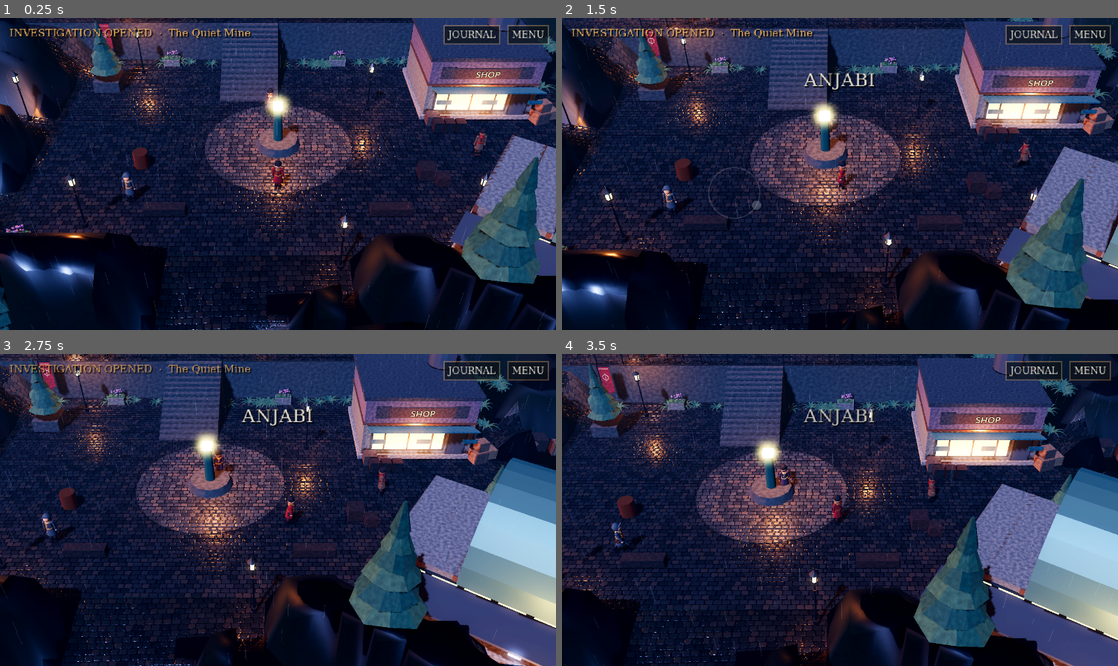
Above: before the commit, frames 1-4 (two rows, left to right).
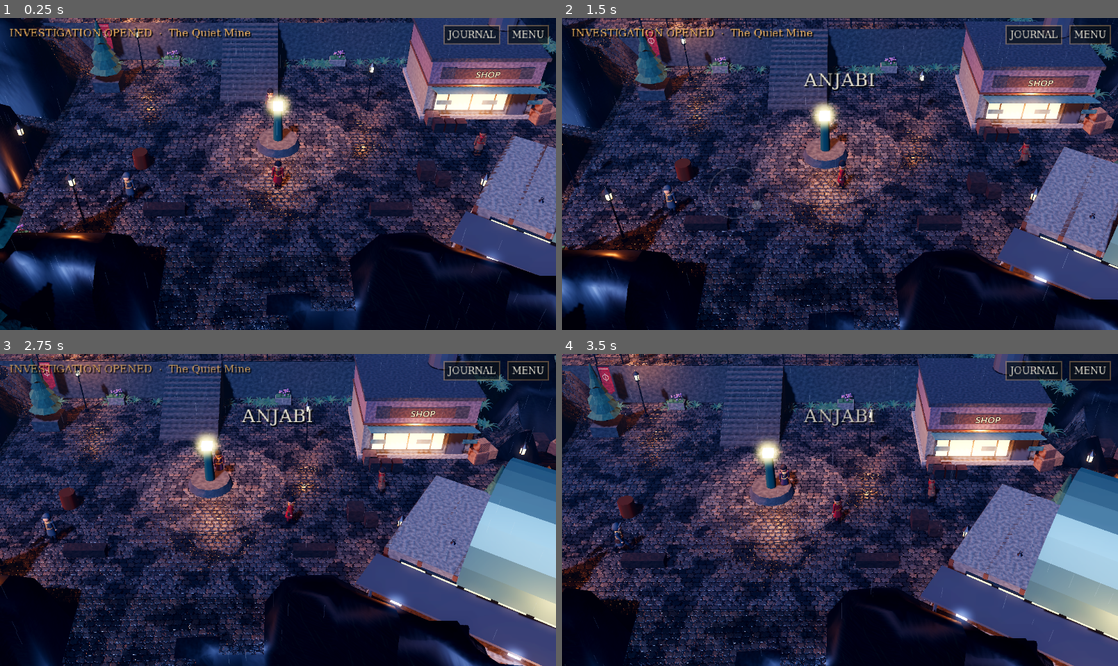
Above: after the commit, the same moments.

Repository: theoriginaltjbaby-b/cometo
Game: Godot game, scene res://game/main.tscn
The game is run twice, just before and just after one commit, with the same random seed, the same clock (stepped at 60 frames per second) and the same inputs.
Inputs (mouse positions are in pixels of both pictures, inside the frame that each line leads up to):
- Up to frame 1 (0.25 s): no input
- Up to frame 2 (1.5 s): tap Enter at 0.5 s; drag from (840, 174) to (895, 105) at 0.52 s; drag from (728, 189) to (812, 236) at 1.27 s
- Up to frame 3 (2.75 s): move the mouse to (333, 441) at 2.02 s; hold D (move_right) from 2.03 s (still down); tap Enter at 2.1 s
- Up to frame 4 (3.5 s): release D (move_right) at 2.75 s; drag from (812, 572) to (673, 463) at 2.77 s

The runs differ from the first frame. In frame 1, 35% of the frame differs, in the area x 0-100%, y 0-100%; in frame 2, 35%; in frame 3, 30%; in frame 4, 31%.

Commit message:
Aesthetic pass 4: layout check vs concept map, sloped shorelines, denser forest, boulders, noise remap fix
Co-Authored-By: Claude Opus 5.5 <noreply@anthropic.com>

Diff:
--- a/art/shaders/sea.gdshader
+++ b/art/shaders/sea.gdshader
@@ -14,6 +14,11 @@
 
 varying vec3 wpos;
 
+// The shared noise texture is colour-ramped to roughly 0.6..1.05; remap to 0..1.
+float nz(vec2 uv) {
+	return clamp((texture(noise_tex, uv).r - 0.6) / 0.45, 0.0, 1.0);
+}
+
 void vertex() {
 	wpos = (MODEL_MATRIX * vec4(VERTEX, 1.0)).xyz;
 }
@@ -21,15 +26,15 @@
 void fragment() {
 	vec2 uv = wpos.xz * 0.035;
 	float t = TIME * speed;
-	float a = texture(noise_tex, uv + vec2(t, t * 0.6)).r;
-	float b = texture(noise_tex, uv * 2.7 - vec2(t * 1.4, -t * 0.8)).r;
-	float c = texture(noise_tex, uv * 7.0 + vec2(-t * 2.0, t * 1.7)).r;
+	float a = nz(uv + vec2(t, t * 0.6));
+	float b = nz(uv * 2.7 - vec2(t * 1.4, -t * 0.8));
+	float c = nz(uv * 7.0 + vec2(-t * 2.0, t * 1.7));
 	float h = a * 0.55 + b * 0.3 + c * 0.15;
 	vec3 col = mix(deep.rgb, shallow.rgb, smoothstep(0.3, 0.75, h));
 	float foam = smoothstep(0.7, 0.82, a * 0.5 + b * 0.5) * smoothstep(0.45, 0.7, c);
 	ALBEDO = mix(col, foam_color.rgb, foam * 0.6);
-	ROUGHNESS = mix(0.05, 0.6, foam);
-	SPECULAR = 0.7;
+	ROUGHNESS = mix(0.16, 0.7, foam);
+	SPECULAR = 0.3;
 	float hh = h * 0.12;
 	vec3 dpdx = dFdx(VERTEX);
 	vec3 dpdy = dFdy(VERTEX);
--- a/art/shaders/wet_ground.gdshader
+++ b/art/shaders/wet_ground.gdshader
@@ -20,6 +20,11 @@
 uniform sampler2D noise_tex : hint_default_white, filter_linear_mipmap, repeat_enable;
 
 varying vec3 wpos;
+
+// The shared noise texture is colour-ramped to roughly 0.6..1.05; remap to 0..1.
+float nz(vec2 uv) {
+	return clamp((texture(noise_tex, uv).r - 0.6) / 0.45, 0.0, 1.0);
+}
 varying vec3 wnrm;
 
 void vertex() {
@@ -62,10 +67,10 @@
 		amount = COLOR.a * (1.0 - planks);
 	}
 	amount *= up;
-	float n = texture(noise_tex, wpos.xz * 0.06).r;
-	float n2 = texture(noise_tex, wpos.xz * 0.5 + vec2(wpos.y * 0.3)).r;
+	float n = nz(wpos.xz * 0.06);
+	float n2 = nz(wpos.xz * 0.5 + vec2(wpos.y * 0.3));
 
-	float warp = texture(noise_tex, wpos.xz * 0.9).r;
+	float warp = nz(wpos.xz * 0.9);
 	vec2 c = cobbles(wpos.xz, warp);
 	float stone = smoothstep(0.015, 0.07, c.x);
 	float dome = smoothstep(0.0, 0.32, c.x);
@@ -76,8 +81,8 @@
 	vec3 plain = col * (0.7 + 0.5 * n2) * (0.85 + 0.3 * n);
 	// steep faces: layered rock with dark crevices and a little lichen
 	float steep = 1.0 - up;
-	float strata = texture(noise_tex, vec2((wpos.x + wpos.z) * 0.12, wpos.y * 0.9)).r;
-	float crack = smoothstep(0.42, 0.5, texture(noise_tex, vec2((wpos.x - wpos.z) * 0.35, wpos.y * 1.6)).r);
+	float strata = nz(vec2((wpos.x + wpos.z) * 0.12, wpos.y * 0.9));
+	float crack = smoothstep(0.42, 0.5, nz(vec2((wpos.x - wpos.z) * 0.35, wpos.y * 1.6)));
 	vec3 rock = col * vec3(1.0, 0.94, 0.86) * (0.35 + 0.95 * strata) * mix(0.35, 1.0, crack);
 	rock = mix(rock, vec3(0.16, 0.22, 0.12), smoothstep(0.62, 0.75, n2) * 0.5);
 	plain = mix(plain, rock, steep);
@@ -88,19 +93,19 @@
 	float fb = fract(bw);
 	float along = fract((wpos.x + hash(vec2(board, 1.7)) * 5.0) / 2.6);
 	float gap = smoothstep(0.0, 0.07, min(fb, 1.0 - fb)) * smoothstep(0.0, 0.012, min(along, 1.0 - along));
-	vec3 wood = col * (0.7 + 0.5 * hash(vec2(board, 9.1))) * (0.85 + 0.3 * texture(noise_tex, vec2(wpos.x * 0.8, wpos.z * 6.0)).r);
+	vec3 wood = col * (0.7 + 0.5 * hash(vec2(board, 9.1))) * (0.85 + 0.3 * nz(vec2(wpos.x * 0.8, wpos.z * 6.0)));
 	col = mix(col, mix(wood * 0.25, wood, gap), planks * up);
 	stone = mix(stone, gap, planks * up);
 	amount = max(amount, planks * up * 0.6);
 
 	// puddles: low-frequency noise, pooling first in the joints
 	float pool = n + (1.0 - stone) * 0.1 * amount - (1.0 - up) * 2.0;
-	float puddle = smoothstep(0.6, 0.66, pool) * puddles;
+	float puddle = smoothstep(0.52, 0.6, pool) * puddles * mix(0.35, 1.0, max(amount, planks));
 	float wet = clamp(wetness * (0.65 + 0.35 * n2) + (1.0 - stone) * amount * 0.3, 0.0, 1.0);
 
 	ALBEDO = col * mix(1.0, 0.5, wet);
 	ALBEDO = mix(ALBEDO, ALBEDO * 0.3 + vec3(0.01, 0.015, 0.02), puddle);
-	float rough = mix(0.82, 0.3, wet);
+	float rough = mix(0.8, 0.18, wet);
 	rough = mix(rough, 0.92, steep);
 	rough = mix(rough, 0.95, (1.0 - stone) * amount * (1.0 - wet * 0.6));
 	ROUGHNESS = mix(rough, 0.03, puddle);
--- a/maps/anjabi/town_3d.gd
+++ b/maps/anjabi/town_3d.gd
@@ -153,11 +153,14 @@
 			elif cls[i] != WATER:
 				os += hv[i]
 				on += 1
+			else:
+				os += SEA - 2.5
+				on += 1
 	if wn > 0:
 		return ws / wn
 	if collide:
 		return top if top > -INF else 0.0
-	return os / on if on > 0 else SEA
+	return os / on if on > 0 else SEA - 2.5
 
 
 func _terrain() -> void:
@@ -179,7 +182,7 @@
 				for x in range(cx0, mini(cx0 + CHUNK, w)):
 					var i := z * w + x
 					var t := cls[i]
-					if t == WATER or t == INSERT:
+					if t == INSERT:
 						continue
 					any = true
 					var col := _colour(t, rng.randf())
@@ -190,16 +193,6 @@
 					var c := Vector3(x + 1, vh[(z + 1) * (w + 1) + x + 1], z + 1)
 					var d := Vector3(x, vh[(z + 1) * (w + 1) + x], z + 1)
 					_quad(st, a, b, c, d, col)
-					# skirts down to the sea where this cell borders water
-					var dark := col.darkened(0.35)
-					if z > 0 and cls[i - w] == WATER:
-						_quad(st, Vector3(b.x, SEA, b.z), b, a, Vector3(a.x, SEA, a.z), dark)
-					if z < h - 1 and cls[i + w] == WATER:
-						_quad(st, Vector3(d.x, SEA, d.z), d, c, Vector3(c.x, SEA, c.z), dark)
-					if x > 0 and cls[i - 1] == WATER:
-						_quad(st, Vector3(a.x, SEA, a.z), a, d, Vector3(d.x, SEA, d.z), dark)
-					if x < w - 1 and cls[i + 1] == WATER:
-						_quad(st, Vector3(c.x, SEA, c.z), c, b, Vector3(b.x, SEA, b.z), dark)
 			if not any:
 				continue
 			st.index()
@@ -228,6 +221,8 @@
 			return Color(0.62 + j, 0.59 + j, 0.55 + j, 1.0)
 		GRASS:
 			return Color(0.25 + j, 0.36 + j * 1.5, 0.24 + j, 0.0)
+		WATER:
+			return Color(0.3, 0.29, 0.26, 0.0)
 		SAND:
 			return Color(0.72 + j, 0.65 + j, 0.53 + j, 0.0)
 		SLAB:
@@ -374,9 +369,10 @@
 			var i := z * w + x
 			var t := cls[i]
 			var r := rng.randf()
-			if t == CLIFF and r < 0.03 and hv[i] > -2.0 and cls[i - 1] == CLIFF and cls[i + 1] == CLIFF \
-					and cls[i - w] == CLIFF and cls[i + w] == CLIFF and cls[i - 2 * w] == CLIFF:
-				tree(Vector3(x + 0.5, hv[i], z + 0.5), rng.randf_range(0.7, 1.1))
+			var forest := Rect2(40, 40, 330, 560).has_point(Vector2(x + 0.5, z + 0.5) / PX + ORIGIN) or z < 8
+			if t == CLIFF and r < (0.16 if forest else 0.05) and hv[i] > -2.0 and cls[i - 1] == CLIFF and cls[i + 1] == CLIFF \
+					and cls[i - w] == CLIFF and cls[i + w] == CLIFF:
+				tree(Vector3(x + rng.randf(), hv[i], z + rng.randf()), rng.randf_range(0.8, 1.4))
 			elif t == GRASS and r < 0.012:
 				var clear := true
 				for n: int in [i - 1, i + 1, i - w, i + w, i - 2, i + 2, i - 2 * w, i + 2 * w]:
@@ -477,6 +473,20 @@
 					var p := Vector3(x + rng.randf(), hv[i], z + rng.randf())
 					ferns.append(xform(p, rng.randf() * TAU, rng.randf_range(0.8, 1.5)))
 	scatter("fern", ferns)
+	# lone water cells on the beach and shore are the map's rocks: boulders
+	for z in range(1, h - 1):
+		for x in range(1, w - 1):
+			var i := z * w + x
+			if cls[i] != WATER:
+				continue
+			var land := 0
+			for nb: int in [i - 1, i + 1, i - w, i + w]:
+				if cls[nb] != WATER:
+					land += 1
+			if land >= 3 or (land == 0 and rng.randf() < 0.004):
+				var s := rng.randf_range(0.9, 2.2)
+				var b := box(Vector3(x + 0.5, SEA + s * 0.3, z + 0.5), Vector3(s, s * 1.4, s * 0.9), M.rock, false, rng.randf() * TAU)
+				b.rotation.x = rng.randf_range(-0.3, 0.3)
 	# clutter by the Quonset porches, the shop and the docks
 	for p: Vector2 in [Vector2(530, 68), Vector2(622, 72), Vector2(508, 128), Vector2(660, 132), Vector2(546, 182)]:
 		var at := at_px(p)
--- /dev/null
+++ b/tests/overview.gd
@@ -0,0 +1,27 @@
+extends Node
+## Renders a top-down overview of the whole town for comparing with the concept map.
+##   Godot --path . res://tests/overview.tscn -- /some/folder
+
+func _ready() -> void:
+	var dir := "user://"
+	var args := OS.get_cmdline_user_args()
+	if not args.is_empty():
+		dir = args[0]
+	SaveManager.autosave_enabled = false
+	SaveManager.boot_from_autosave = false
+	var main: Node = (load("res://game/main.tscn") as PackedScene).instantiate()
+	add_child(main)
+	await get_tree().create_timer(1.0).timeout
+	main.get_node("UI").visible = false
+	var cam := Camera3D.new()
+	cam.projection = Camera3D.PROJECTION_ORTHOGONAL
+	cam.size = 112.0
+	cam.far = 400.0
+	cam.position = Vector3(83, 150, 56)
+	cam.rotation_degrees = Vector3(-90, 0, 0)
+	add_child(cam)
+	cam.current = true
+	await get_tree().create_timer(1.5).timeout
+	await RenderingServer.frame_post_draw
+	get_viewport().get_texture().get_image().save_png(dir.path_join("overview_town.png"))
+	get_tree().quit()
--- /dev/null
+++ b/tests/overview.tscn
@@ -0,0 +1,6 @@
+[gd_scene load_steps=2 format=3]
+
+[ext_resource type="Script" path="res://tests/overview.gd" id="1"]
+
+[node name="Overview" type="Node"]
+script = ExtResource("1")
Binary file changed: docs/screens/3d_01_steps.png
Binary file changed: docs/screens/3d_02_tavern.png
Binary file changed: docs/screens/3d_03_steps_east.png
Binary file changed: docs/screens/3d_04_terrace_west.png
Binary file changed: docs/screens/3d_07_dialogue.png
Binary file changed: docs/screens/3d_10_mine_stairs.png
Binary file changed: docs/screens/3d_11_mine_gate.png
Binary file changed: docs/screens/3d_12_mine_washhouse.png
Binary file changed: docs/screens/3d_13_mine_spur.png
Binary file changed: docs/screens/3d_14_mine_door.png
Binary file changed: docs/screens/3d_15_mine_bridge.png
Binary file changed: docs/screens/3d_20_town_steps.png
(and 9 more such lines)
